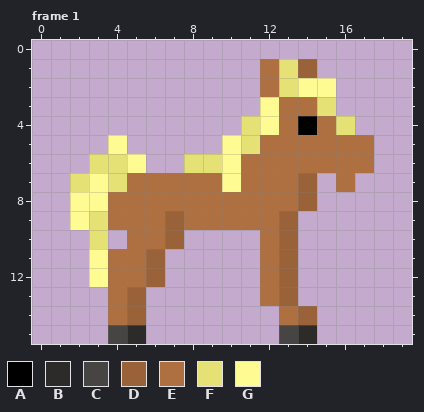
Pixel-art file, stored at tex/horse1.aseprite. The picture above is the old version.
20x16 pixels, 5 frames. Shown: frame 1.
Palette (. is transparent): A #000000  B #2c2b29  C #464544  D #9a6238  E #af7041  F #e5e174  G #fffb93
Now the later version:
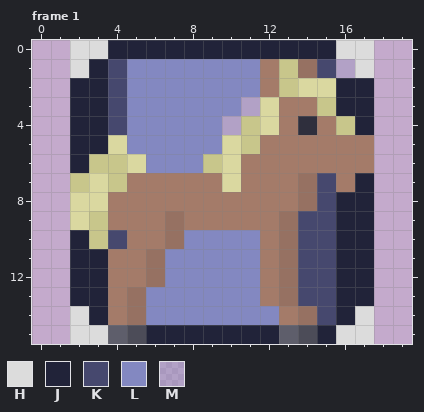
Colours new in this view: H #dcdcdc  J #212339  K #46486e  L #8388c1  M #8e90b954
Diff:
layer "Layer 5" opacity 33% added
layer "Layer 3" added
layer "Layer 4" added
colour A: #000000 -> #2f2f3d
colour B: #2c2b29 -> #4c4c58
colour C: #464544 -> #5e5e6b
colour D: #9a6238 -> #967162
colour E: #af7041 -> #a47b69
colour F: #e5e174 -> #c8c68b
colour G: #fffb93 -> #dad8a0
Frame 1, layers "Layer 4", "Layer 3", "Layer 5":
y 0: x 2..17 ................ -> HHJJJJJJJJJJJJHH
y 1: x 2..11 .......... -> HJKLLLLLLL; x 15..17 ... -> KMH
y 2: x 2..11 .......... -> JJKLLLLLLL; x 16..17 .. -> JJ
y 3: x 2..11 .......... -> JJKLLLLLLM; x 16..17 .. -> JJ
y 4: x 2..10 ......... -> JJKLLLLLM; x 17 . -> J
y 5: x 2..3 .. -> JJ; x 5..9 ..... -> LLLLL
y 6: x 2 . -> J; x 6..8 ..F -> LLL
y 7: x 15 . -> K; x 17 . -> J
y 8: x 15..17 ... -> KJJ
y 9: x 14..17 .... -> KKJJ
y 10: x 2 . -> J; x 4 . -> K; x 8..11 .... -> LLLL; x 14..17 .... -> KKJJ
y 11..12: x 2..3 .G -> JJ; x 7..11 ..... -> LLLLL; x 14..17 .... -> KKJJ
y 13: x 2..3 .. -> JJ; x 6..11 ...... -> LLLLLL; x 14..17 .... -> KKJJ
y 14: x 2..3 .. -> HJ; x 6..12 ....... -> LLLLLLL; x 15..17 ... -> KJH
y 15: x 2..3 .. -> HH; x 6..12 ....... -> JJJJJJJ; x 15..17 ... -> JHH
